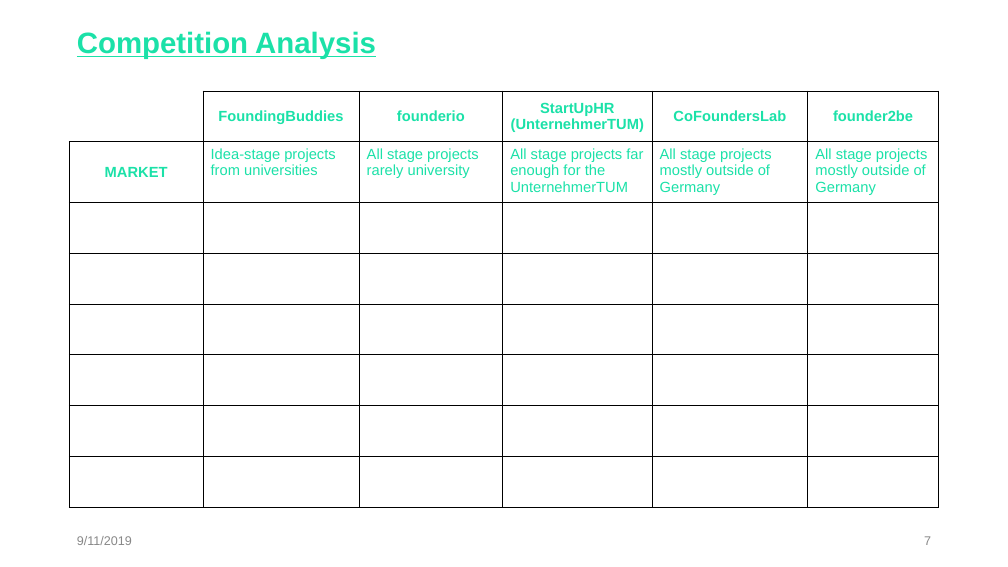
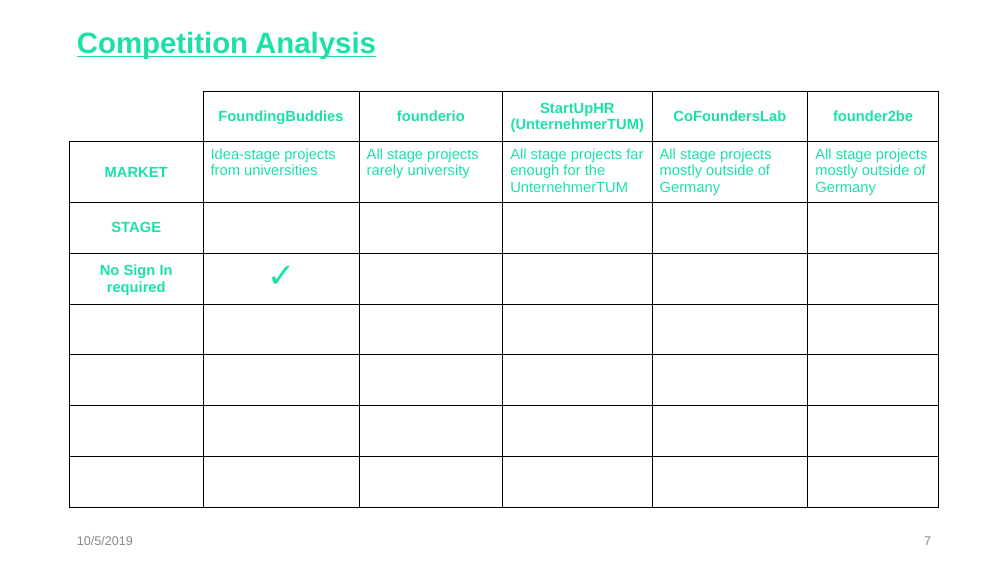
Before and after one commit to TonyChopper9/FoundingBuddies, a slide deck: slide 7 of Documents/FoundingBuddies_Pitch.pptx. Drawn at 1008x567 pixels with LibreOffice and Linux fonts; fonts in the diff are those of the drawing. Boxes give left, top, right and bottom in pixels: in the first picture for what was removed or moved away, otherwise in the second. Text is boxed around its words. In the diff, an @@ line names an element or a change of style, - is before the commit and + after.

```diff
--- a/Documents/FoundingBuddies_Pitch.pptx
+++ b/Documents/FoundingBuddies_Pitch.pptx
@@ table at (70,91,939,508) @@
+row 3: STAGE |  |  |  |  | 
+row 4: No Sign In required | ✓ |  |  |  | 
-row 7:  |  |  |  |  | 
-row 8:  |  |  |  |  | 
@@ text at (77,536,133,545): text changed @@
-9/11/2019
+10/5/2019
```
Also in this commit, not shown: 11 other slides changed.
